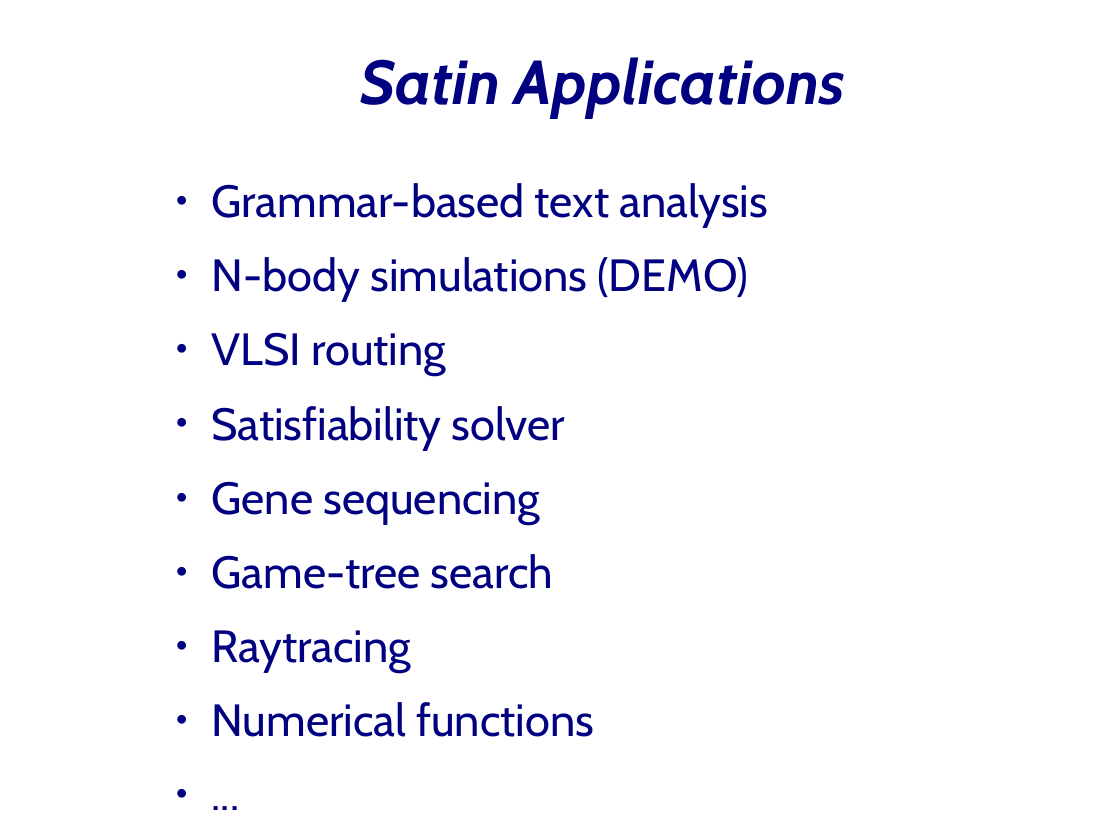
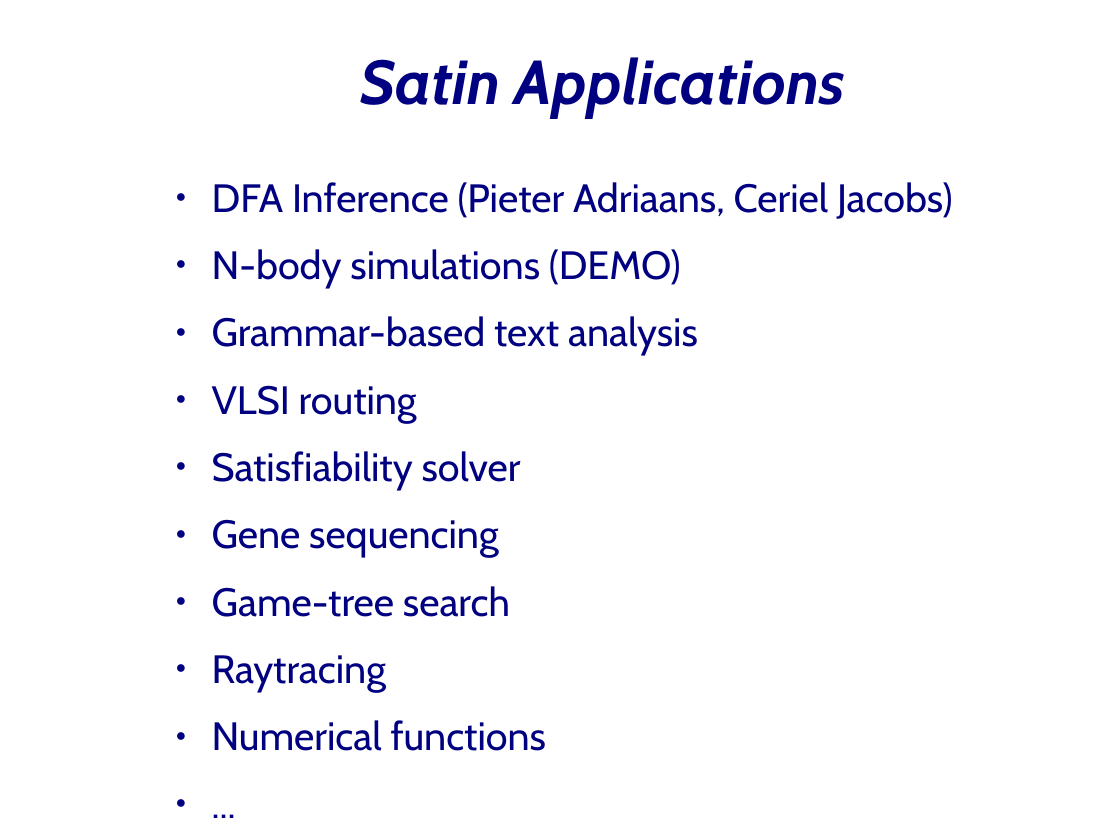
Before and after one commit to JungleComputing/barnes-demo, a slide deck: slide 12 of presentation.odp (slide 21 before the commit). Drawn at 1120x840 pixels with LibreOffice and Linux fonts; fonts in the diff are those of the drawing; background and template pictures are left out. Boxes give left, top, right and bottom in pixels: in the first picture for what was removed or moved away, otherwise in the second. Text is boxed around its words. In the diff, an @@ line names an element or a change of style, - is before the commit and + after.

```diff
--- a/presentation.odp
+++ b/presentation.odp
@@ text at (212, 182, 953, 288): paragraphs added @@
+● DFA Inference (Pieter Adriaans, Ceriel Jacobs)
+● N-body simulations (DEMO)
@@ text at (212, 257, 749, 302): paragraph removed @@
-● N-body simulations (DEMO)
@@ text at (212, 316, 698, 751): size 32 to 28 pt in "Grammar-based text analysis", "VLSI routing", "Satisfiability solver", "Gene sequencing" and 4 more places @@
```
Also in this commit, not shown: 7 other slides changed, 3 slides added, 1 slide removed.
